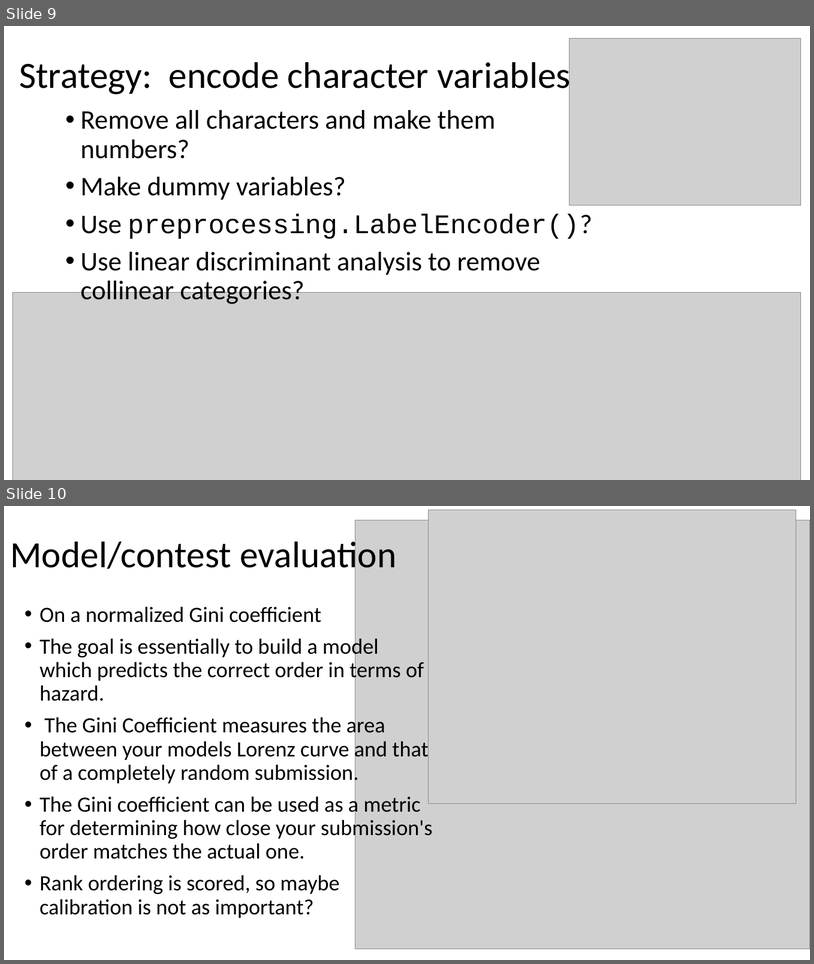
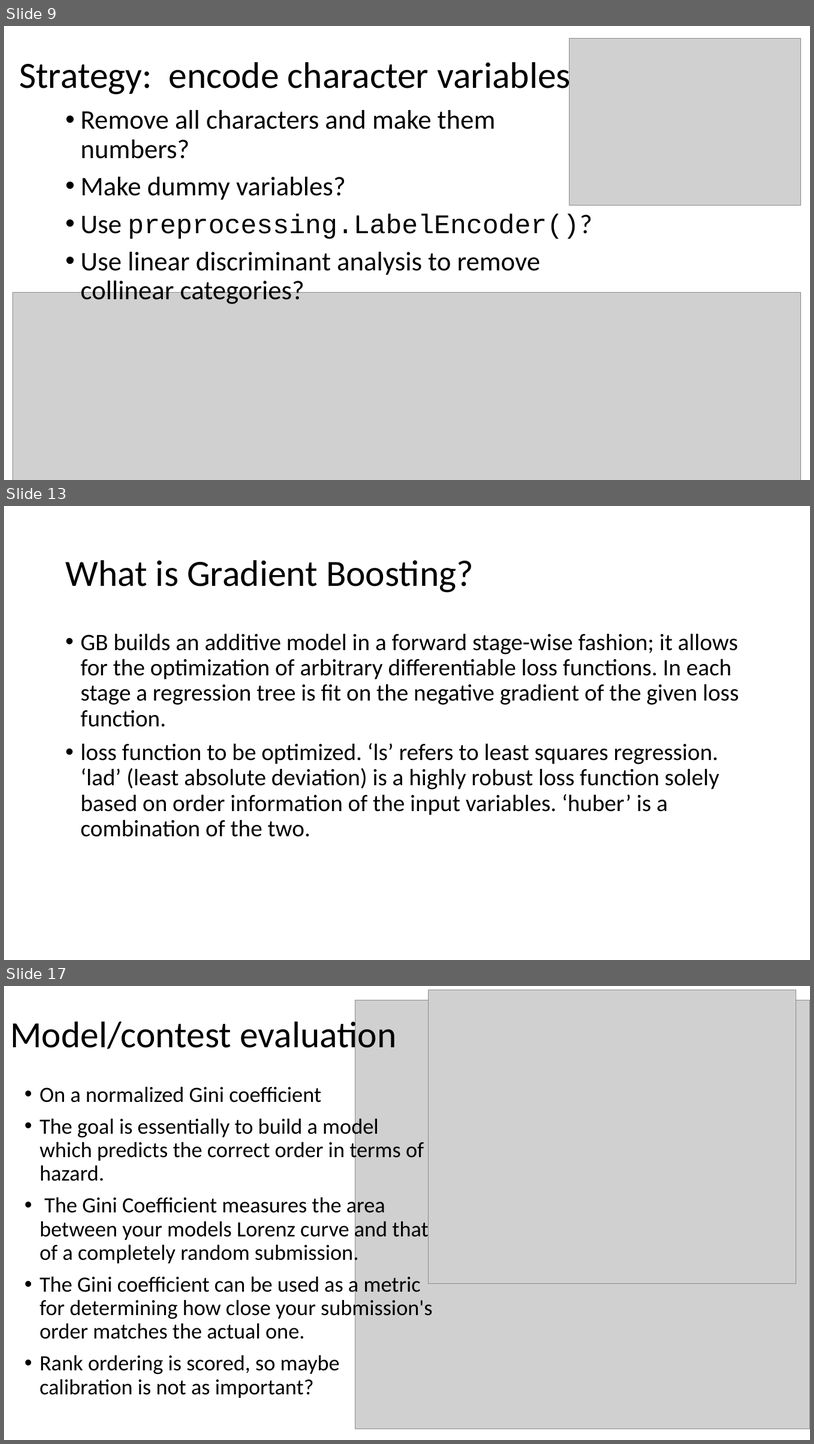
Before and after one commit to bchaplin1/hazard, a slide deck: slides/Hazard Prediction.pptx. Shown one above the other, each under a label of ours: slides 9 and 10 before the commit, slides 9, 13 and 17 after it; the slides between them are not shown. The pictures are 814x964 and 814x1444 pixels, drawn with LibreOffice and Linux fonts; fonts in the diff are those of the drawing; grey boxes stand for pictures. Boxes give left, top, right and bottom in pixels: in the first picture for what was removed or moved away, otherwise in the second. Text is boxed around its words. In the diff, an @@ line names an element or a change of style, - is before the commit and + after.

```diff
--- a/slides/Hazard Prediction.pptx
+++ b/slides/Hazard Prediction.pptx
@@ slide 13 added at (4, 506, 810, 960), background #FFFFFF @@
@@ title added at (65, 560, 474, 592), 44 pt, text #000000 @@
+What is Gradient Boosting?
@@ text added at (81, 633, 739, 837), 28 pt, text #000000 @@
+• GB builds an additive model in a forward stage-wise fashion; it allows for the optimization of arbitrary differentiable loss functions. In each stage a regression tree is fit on the negative gradient of the given loss function.
+• loss function to be optimized. ‘ls’ refers to least squares regression. ‘lad’ (least absolute deviation) is a highly robust loss function solely based on order information of the input variables. ‘huber’ is a combination of the two.
@@ what was slide 10 is now slide 17 @@
```
Also in this commit, not shown: 3 slides changed, 6 other slides added, 42 other files.
